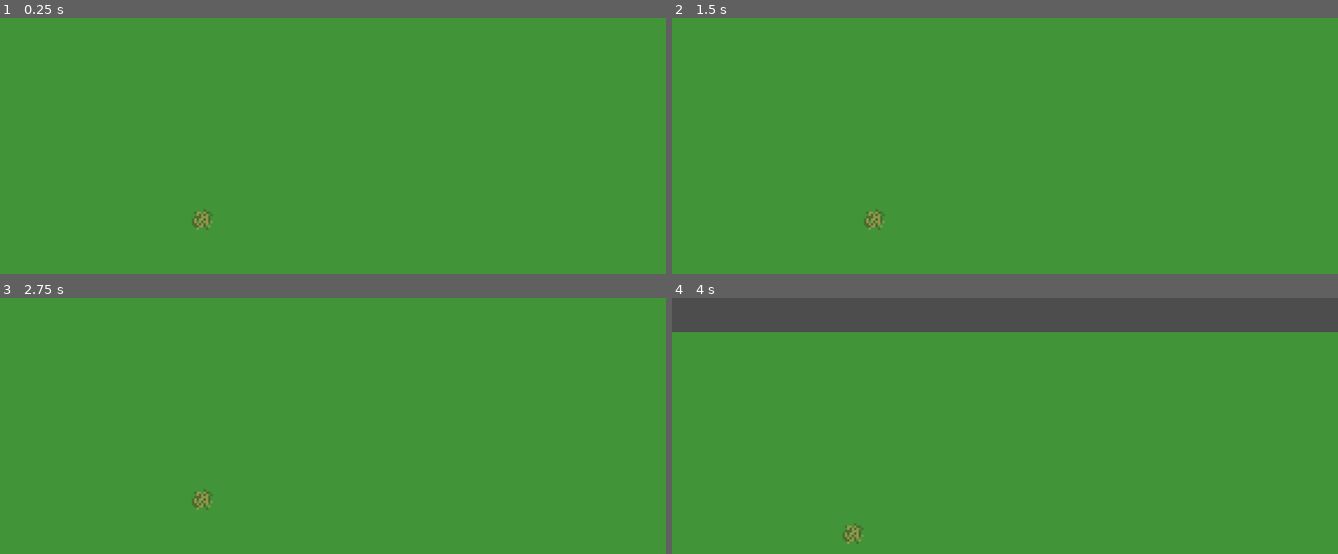
Above: before the commit, frames 1-4 (two rows, left to right).
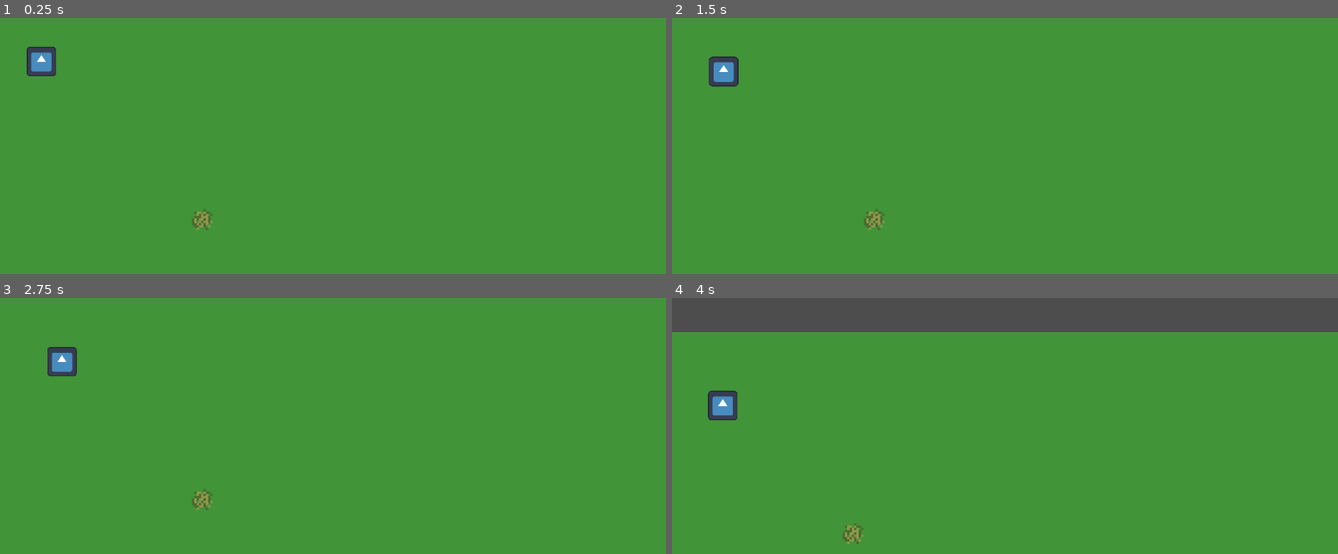
Above: after the commit, the same moments.

Repository: benjaminmh71/PirateSoftware-2025
Game: Godot game, scene res://Level 1.tscn
Two runs of this game, one before a commit and one after it. Both use one fixed random seed, a clock stepped at 60 frames per second and the inputs below. The engine's default icon, where the game draws it, is replaced by a stand-in: a white triangle on a blue panel in a dark square.
Inputs (mouse positions are in pixels of both pictures, inside the frame that each line leads up to):
- Up to frame 1 (0.25 s): no input
- Up to frame 2 (1.5 s): move the mouse to (1151, 186) at 0.52 s; press the mouse at (1151, 186) at 0.53 s; move the mouse to (871, 222) at 1.27 s; release the mouse at (871, 222) at 1.28 s; click (871, 222) at 1.35 s
- Up to frame 3 (2.75 s): move the mouse to (399, 402) at 2.02 s; hold Right mouse button (right_click) from 2.03 s (still down); click (399, 402) at 2.3 s
- Up to frame 4 (4 s): move the mouse to (outside the picture) at 2.77 s; release Right mouse button (right_click) at 2.78 s; click (outside the picture) at 2.85 s; move the mouse to (1204, 541) at 3.52 s; press the mouse at (1204, 541) at 3.53 s

The runs differ from the first frame. In frame 1, 0.5% of the frame differs, in the area x 4-9%, y 11-23%; in frame 2, 0.5%, in the area x 5-11%, y 14-27%; in frame 3, 0.5%; in frame 4, 0.5%.

Commit message:
Enemy (placeholder sprite) can move towards and destroy vines

Diff:
--- a/Enemies/Basic Enemy.tscn
+++ b/Enemies/Basic Enemy.tscn
@@ -1,3 +1,24 @@
-[gd_scene format=3 uid="uid://byn1cb28q6rje"]
+[gd_scene load_steps=4 format=3 uid="uid://byn1cb28q6rje"]
 
-[node name="BasicEnemy" type="Node2D"]
+[ext_resource type="Script" path="res://Scripts/BasicEnemy.gd" id="1_1mks2"]
+[ext_resource type="Texture2D" uid="uid://c8g3mwngev5lb" path="res://icon.svg" id="1_s5tiw"]
+
+[sub_resource type="CapsuleShape2D" id="CapsuleShape2D_v24s6"]
+radius = 4.0
+height = 12.0
+
+[node name="BasicEnemy" type="CharacterBody2D"]
+script = ExtResource("1_1mks2")
+
+[node name="Sprite2D" type="Sprite2D" parent="."]
+scale = Vector2(0.1, 0.1)
+texture = ExtResource("1_s5tiw")
+
+[node name="CollisionShape2D" type="CollisionShape2D" parent="."]
+position = Vector2(0, 2)
+rotation = 1.5708
+shape = SubResource("CapsuleShape2D_v24s6")
+
+[node name="AttackTimer" type="Timer" parent="."]
+one_shot = true
+autostart = true
--- a/Level 1.tscn
+++ b/Level 1.tscn
@@ -6,6 +6,7 @@
 [ext_resource type="Texture2D" uid="uid://c5s0vceyp238o" path="res://Assets/roads.png" id="3_cn3ta"]
 [ext_resource type="Texture2D" uid="uid://cecbwkmco2fky" path="res://Assets/Grass.png" id="4_y42fy"]
 [ext_resource type="Texture2D" uid="uid://bvy0ghl8sg4ad" path="res://Assets/TilePlacementIndicator.png" id="5_wj3wa"]
+[ext_resource type="PackedScene" uid="uid://byn1cb28q6rje" path="res://Enemies/Basic Enemy.tscn" id="7_rwq3h"]
 
 [sub_resource type="TileSetAtlasSource" id="TileSetAtlasSource_tlpgq"]
 texture = ExtResource("3_cn3ta")
@@ -218,3 +219,8 @@
 [node name="TilePlacementIndicator" type="Sprite2D" parent="."]
 visible = false
 texture = ExtResource("5_wj3wa")
+
+[node name="EnemyManager" type="Node" parent="."]
+
+[node name="BasicEnemy" parent="EnemyManager" instance=ExtResource("7_rwq3h")]
+position = Vector2(17, 18)
--- /dev/null
+++ b/Scripts/BasicEnemy.gd
@@ -0,0 +1,8 @@
+class_name BasicEnemy
+extends Enemy
+
+func _ready():
+	health = 10
+	damage = 1
+	speed = 5
+	attackRange = 8
--- a/Scripts/BasicVine.gd
+++ b/Scripts/BasicVine.gd
@@ -4,3 +4,4 @@
 func _init(_x, _y):
 	super(_x, _y)
 	terrainIndex = 0
+	health = 5
--- a/Scripts/CameraControl.gd
+++ b/Scripts/CameraControl.gd
@@ -7,7 +7,7 @@
 	prevPos = get_global_mouse_position()
 
 
-func _process(delta):
+func _process(_delta):
 	if Input.is_action_pressed("right_click"):
 		var pos = get_global_mouse_position()
 		if (prevPos - pos).length() < speed:
--- /dev/null
+++ b/Scripts/Enemy.gd
@@ -0,0 +1,36 @@
+class_name Enemy
+extends CharacterBody2D
+
+@onready var grid: Grid = get_parent().get_parent()
+@onready var attackTimer: Timer = get_node("AttackTimer")
+
+var health: float
+var damage: float
+var speed: float
+var attackRange: float
+
+func _ready():
+	pass # Replace with function body.
+
+
+func _process(_delta):
+	# Movement:
+	var closestVine = null
+	var dist = INF
+	for v in grid.vines.keys():
+		var length = (global_position - grid.coord_to_global(Vector2i(v.x, v.y))).length()
+		if length < dist:
+			closestVine = v
+			dist = length
+	if closestVine != null and dist > attackRange:
+		var target = grid.coord_to_global(Vector2i(closestVine.x, closestVine.y))
+		velocity = (target - global_position).normalized() * speed
+	else:
+		velocity = Vector2.ZERO
+
+	move_and_slide()
+
+	# Attacking:
+	if closestVine != null and dist <= attackRange and attackTimer.is_stopped():
+		closestVine.damage(damage)
+		attackTimer.start()
--- a/Scripts/Grid.gd
+++ b/Scripts/Grid.gd
@@ -9,6 +9,7 @@
 	Vector2i(1,0),	Vector2i(-1,0),	Vector2i(0,1),	Vector2i(0,-1)
 ]
 var snapRange := 3
+var vines: Dictionary
 
 @onready var tilemap: TileMap = get_node("TileMap")
 @onready var tilePlacementIndicator: Sprite2D = get_node("TilePlacementIndicator")
@@ -18,7 +19,7 @@
 		grid.append([])
 		for j in range(height):
 			grid[i].append(Tile.new(i, j))
-	grid[5][5].terrain = BasicVine.new(5, 5)
+	place(5, 5)
 
 func _process(_delta):
 	# Render tile placement indicator:
@@ -26,7 +27,7 @@
 	var closestValidPos = getClosestValidTile(pos)
 	if closestValidPos != null and !(getTerrain(pos.x, pos.y) is Vine):
 		tilePlacementIndicator.visible = true
-		tilePlacementIndicator.position = coord_to_global(closestValidPos) + Vector2(tsize/2, tsize/2)
+		tilePlacementIndicator.position = coord_to_global(closestValidPos)
 		if Input.is_action_pressed("left_click"):
 			place(closestValidPos.x, closestValidPos.y)
 	else:
@@ -56,9 +57,15 @@
 	if x >= width or x < 0: return
 	if y >= height or y < 0: return
 	grid[x][y].terrain = BasicVine.new(x, y)
+	vines[grid[x][y].terrain] = true
+	grid[x][y].terrain.died.connect(onVineDeath)
+
+func onVineDeath(vine: Vine):
+	grid[vine.x][vine.y].terrain = Empty.new(vine.x, vine.y)
+	vines.erase(vine)
 
 func global_to_coord(v: Vector2) -> Vector2i:
 	return Vector2i(floor(v.x/tsize), floor(v.y/tsize))
 
 func coord_to_global(v: Vector2i) -> Vector2:
-	return Vector2(v.x*tsize, v.y*tsize)
+	return Vector2(v.x*tsize+tsize/2, v.y*tsize+tsize/2)
--- a/Scripts/Vine.gd
+++ b/Scripts/Vine.gd
@@ -1,2 +1,10 @@
 class_name Vine
 extends Terrain
+
+var health: float
+signal died(vine)
+
+func damage(d):
+	health -= d
+	if health < 0:
+		died.emit(self)
Not shown: 1 places in Level 1.tscn that only renumber resources
